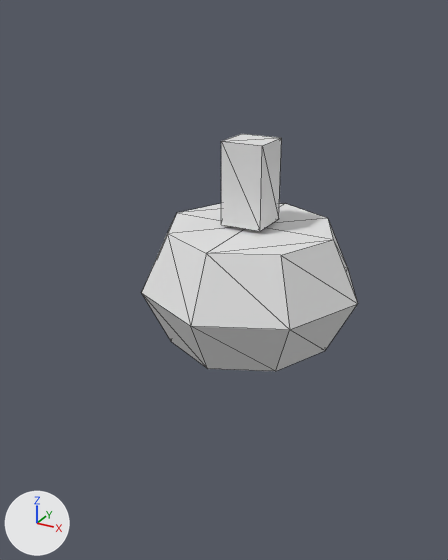
The glTF model jackseptijam/assets/3d/enemies/enemyRobot1.glb as it was, and as the next commit left it.
Before and after are seen from a 50 mm lens placed at (1.97, -4.0, 1.95), pointed at (-0.11, -0.2, 0.06). The axes (+X, +Y, +Z) are drawn at lower left. The lights are the same throughout. Mesh edges are drawn as thin lines. Where no turn or scale is listed for an object, it has been applied to the vertices. Vertices at the same position are counted once.

The scene before the commit, as lines of its bpy script (objects in view):
```python
me_cube = bpy.data.meshes.new('Cube')
me_cube.from_pydata(...)  # 26 vertices, 48 faces; spans x -0.87..0.87, y -0.87..0.87, z -0.45..0.45
me_cube.materials.append(mat_material)  # white #e7e7e7
me_cube_001 = bpy.data.meshes.new('Cube.001')
me_cube_001.from_pydata(...)  # a box spanning x -0.16..0.16, y -0.16..0.16, z -0.308..0.308
ob_cube = bpy.data.objects.new('Cube', me_cube)
ob_cube.location = (0.0, 0.0, 0.0)
ob_cube_001 = bpy.data.objects.new('Cube.001', me_cube_001)
ob_cube_001.location = (0.0, 0.0, 0.786)
```
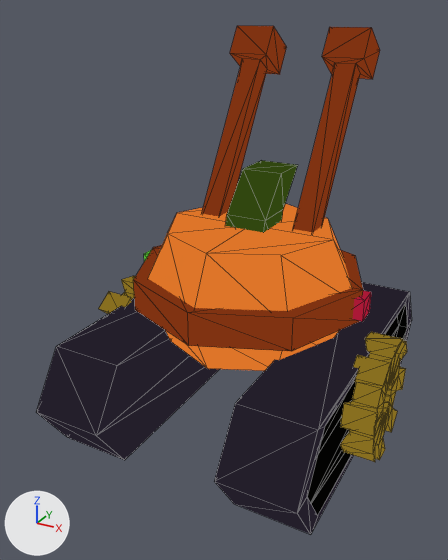
The newer file is also rescaled (x0.709), turned or shifted as a whole; pictures and numbers use the older file's frame.

Pixel boxes [x1, y1, x2, y2] of what changed, in the pictures (448 x 560 px):
'Cube.002', added
    after: [36, 282, 412, 534]
'Cube', recoloured (white to orange)
    both: [142, 203, 358, 371]
'Cube.005', added
    after: [201, 26, 380, 232]
'Cylinder', added
    after: [133, 245, 363, 351]
'bigGear', added
    after: [99, 276, 407, 462]
'Cube.001', reshaped
    before: [221, 134, 281, 231]
    after: [225, 160, 298, 233]
'Cube.004', added
    after: [144, 250, 371, 321]
part 1 of me_cube_001, built on
    before: [221, 134, 281, 231]
    after: [225, 160, 298, 233]

The change, as a list of edits to the scene's bpy script:
```text
Add img_pumpkinbot:
    img_pumpkinbot = load_image('pumpkinBot', '_unpacked/pumpkinBot', 3, 3, 'sRGB')
Add mat_material_001:
    mat_material_001 = bpy.data.materials.new('Material.001')
    # uses the picture img_pumpkinbot
Change me_cube:
    where me_cube.from_pydata(...)  # 26 vertices, 48 faces; spans x -0.87..0.87, y -0.87..0.87, z -0.45..0.45
    remove me_cube.materials.append(mat_material)  # white #e7e7e7
    add me_cube.materials.append(mat_material_001)
Change me_cube_001:
    used by ob_cube_001; location = (0.0, 0.0, 0.786)
    remove me_cube_001.from_pydata(...)  # 8 vertices, 12 faces; spans x -0.16..0.16, y -0.16..0.16, z -0.308..0.308
    add me_cube_001.from_pydata(...)  # 12 vertices, 20 faces; spans x -0.16..0.16, y -0.16..0.498, z -0.574..0.042
    me_cube_001 part 1: the whole mesh is rebuilt
    me_cube_001 part 2: the surface is now shaded smooth
    add me_cube_001.materials.append(mat_material_001)
Add me_cylinder:
    me_cylinder.from_pydata(...)  # an 8-sided cylinder along z spanning x -0.9..0.9, y -0.9..0.9, z 0.59..0.84
    me_cylinder.materials.append(mat_material_001)
Add me_cube_003:
    me_cube_003.from_pydata(...)  # 32 vertices, 56 faces; spans x -0.56..0.56, y 0.02..1.1, z 1.0..2.55
    me_cube_003.materials.append(mat_material_001)
Add me_cube_005:
    me_cube_005.from_pydata(...)  # a box spanning x -0.94..-0.78, y -0.08..0.08, z 0.64..0.8; a box spanning x 0.78..0.94, y -0.08..0.08, z 0.64..0.8
    me_cube_005.materials.append(mat_material_001)
Add me_cube_002:
    me_cube_002.from_pydata(...)  # 48 vertices, 88 faces; spans x -1.02..1.02, y -1.38..1.38, z -0.41..0.41
    me_cube_002.materials.append(mat_material_001)
Add me_cylinder_005:
    me_cylinder_005.from_pydata(...)  # 192 vertices, 384 faces; spans x -1.21..1.21, y -0.52..0.4, z -0.41..0.51
    me_cylinder_005.materials.append(mat_material_001)
Add ob_cylinder:
    ob_cylinder = bpy.data.objects.new('Cylinder', me_cylinder)
    ob_cylinder.location = (0.0, 0.0, -0.728)
Add ob_cube_005:
    ob_cube_005 = bpy.data.objects.new('Cube.005', me_cube_003)
    ob_cube_005.location = (0.0, 0.0, -0.728)
Add ob_cube_004:
    ob_cube_004 = bpy.data.objects.new('Cube.004', me_cube_005)
    ob_cube_004.location = (0.0, 0.0, -0.728)
Add ob_cube_002:
    ob_cube_002 = bpy.data.objects.new('Cube.002', me_cube_002)
    ob_cube_002.location = (0.0, 0.0, -0.728)
Add ob_biggear:
    ob_biggear = bpy.data.objects.new('bigGear', me_cylinder_005)
    ob_biggear.location = (0.0, 0.0, -0.728)
```
